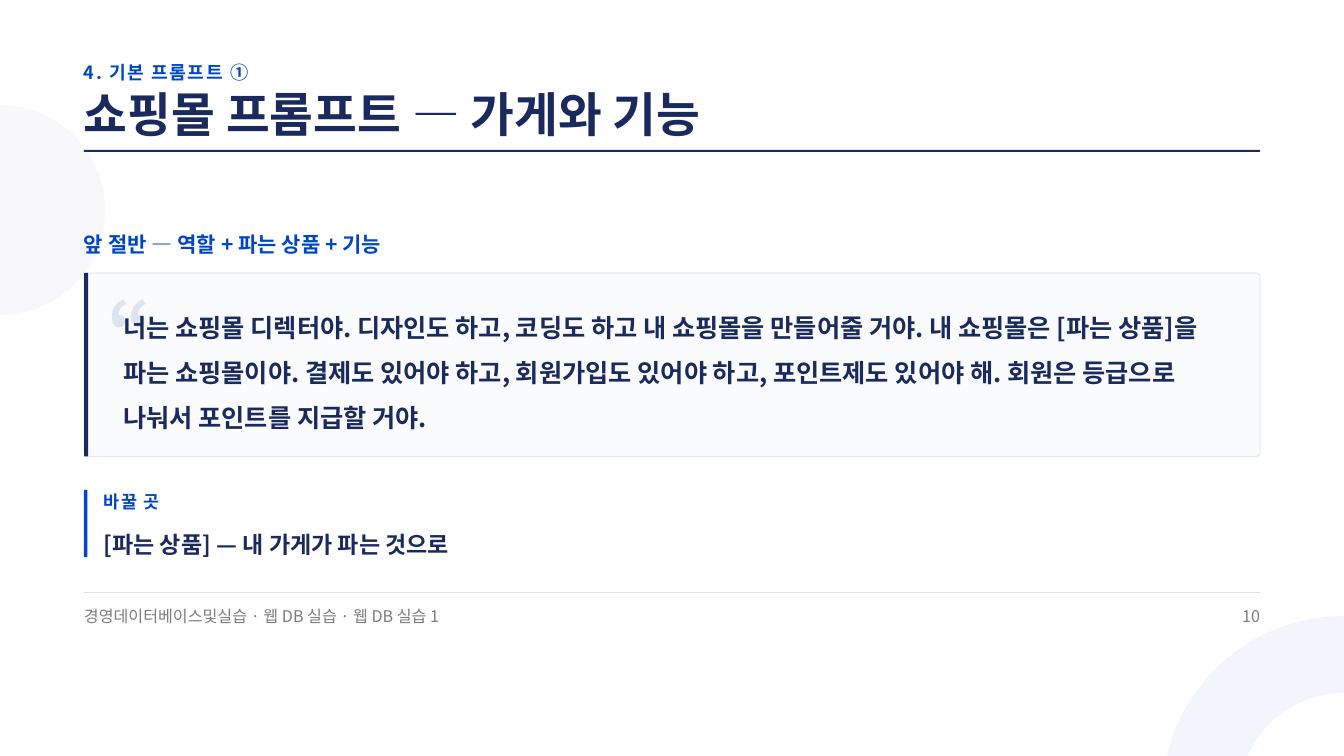
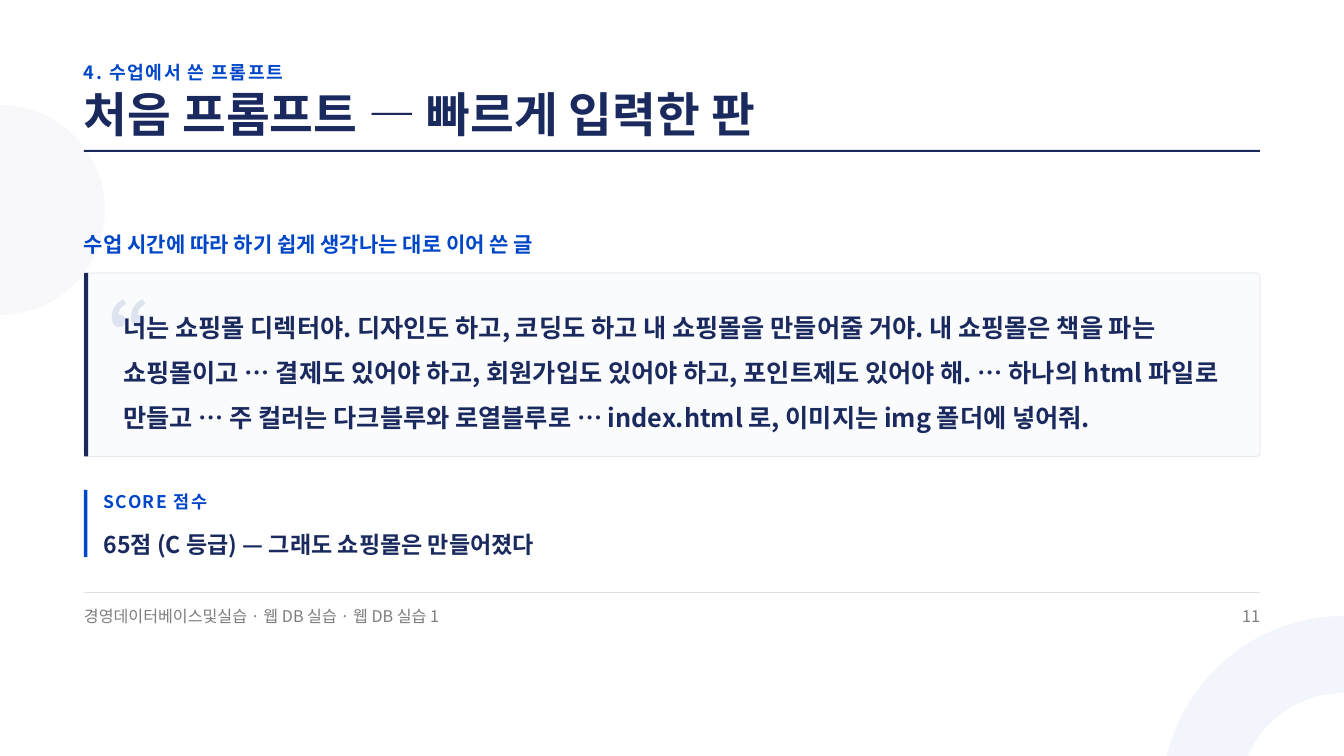
Before and after one commit to jungaistar/materials, a slide deck: slide 11 of koreatech-db/webdb/웹DB실습1_GitHub에_내_쇼핑몰_올리기.pptx (slide 10 before the commit). Drawn at 1344x756 pixels with LibreOffice and Linux fonts; fonts in the diff are those of the drawing. Boxes give left, top, right and bottom in pixels: in the first picture for what was removed or moved away, otherwise in the second. Text is boxed around its words. In the diff, an @@ line names an element or a change of style, - is before the commit and + after.

Commit message:
koreatech-db 웹 DB 실습 강의안(그림 · 프롬프트 · 웹 구조 보강): 웹DB실습1_GitHub에_내_쇼핑몰_올리기.pptx

```diff
--- a/koreatech-db/webdb/웹DB실습1_GitHub에_내_쇼핑몰_올리기.pptx
+++ b/koreatech-db/webdb/웹DB실습1_GitHub에_내_쇼핑몰_올리기.pptx
@@ text at bbox=[84, 63, 283, 81]: text changed @@
-4. 기본 프롬프트 ①
+4. 수업에서 쓴 프롬프트
@@ text at bbox=[84, 92, 755, 137]: text changed @@
-쇼핑몰 프롬프트 — 가게와 기능
+처음 프롬프트 — 빠르게 입력한 판
@@ text at bbox=[84, 234, 533, 254]: text changed @@
-앞 절반 — 역할 + 파는 상품 + 기능
+수업 시간에 따라 하기 쉽게 생각나는 대로 이어 쓴 글
@@ text at bbox=[123, 315, 1219, 433]: text changed @@
-너는 쇼핑몰 디렉터야. 디자인도 하고, 코딩도 하고 내 쇼핑몰을 만들어줄 거야. 내 쇼핑몰은 [파는 상품]을 파는 쇼핑몰이야. 결제도 있어야 하고, 회원가입도 있어야 하고, 포인트제도 있어야 해. 회원은 등급으로 나눠서 포인트를 지급할 거야.
+너는 쇼핑몰 디렉터야. 디자인도 하고, 코딩도 하고 내 쇼핑몰을 만들어줄 거야. 내 쇼핑몰은 책을 파는 쇼핑몰이고 … 결제도 있어야 하고, 회원가입도 있어야 하고, 포인트제도 있어야 해. … 하나의 html 파일로 만들고 … 주 컬러는 다크블루와 로열블루로 … index.html 로, 이미지는 img 폴더에 넣어줘.
@@ text at bbox=[104, 493, 208, 510]: text changed @@
-바꿀 곳
+SCORE 점수
@@ text at bbox=[104, 533, 534, 558]: text changed @@
-[파는 상품] — 내 가게가 파는 것으로
+65점 (C 등급) — 그래도 쇼핑몰은 만들어졌다
@@ text at bbox=[1242, 610, 1260, 622]: text changed @@
-10
+11
```
Also in this commit, not shown: 21 other slides changed, 17 slides added.
